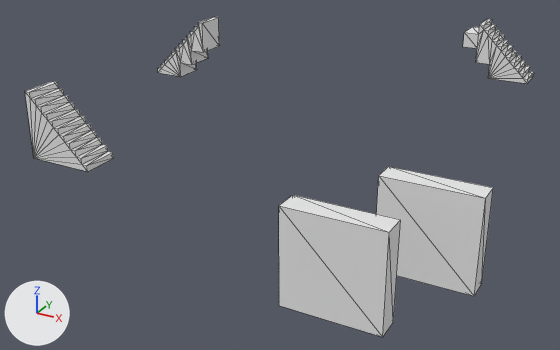
What one commit did to the OBJ model New folder/Assets/Level Models/1.5stair.obj.
Before and after are seen from a 50 mm lens placed at (61.5, -110.5, 46.7), pointed at (2.7, -3.6, -6.8). Arrows for +X, +Y and +Z are at lower left; the lights stay in place. Mesh edges are drawn as thin lines. Where no turn or scale is listed for an object, it has been applied to the vertices. Vertices at the same position are counted once.

In view in the first picture: '1.5stair'.
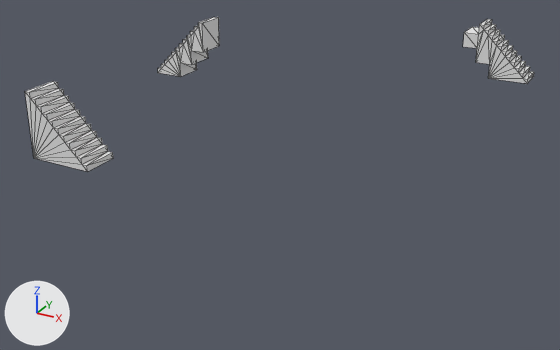
Where the change shows, as pixel boxes (x1, y1, x2, y2) in the pictures (560 x 350 px):
'1.5stair', reshaped (51% shorter)
    before: (25, 17, 534, 337)
    after: (25, 17, 534, 172)
part 1 of me_1_5stair, deleted
    before: (376, 166, 493, 296)
part 2 of me_1_5stair, deleted
    before: (279, 195, 401, 337)

Diff of the bpy script that builds the scene:
```diff
--- a/New folder/Assets/Level Models/1.5stair.obj.py
+++ b/New folder/Assets/Level Models/1.5stair.obj.py
@@ me_1_5stair @@
 me_1_5stair.from_pydata(...)  # 184 vertices, 348 faces; spans x -39.0..45.0, y -48.0..54.0, z 0.0..12.0
 # used by ob_1_5stair; location = (0.0, 0.0, 0.0)
+# me_1_5stair part 1: the loose piece of 8 vertices spanning x 33.0..45.0, y -36.0..-33.0, z 0.0..12.0 is deleted
+# me_1_5stair part 2: the loose piece of 8 vertices spanning x 27.0..39.0, y -48.0..-45.0, z 0.0..12.0 is deleted
 me_1_5stair.materials.append(mat_palette)
```
